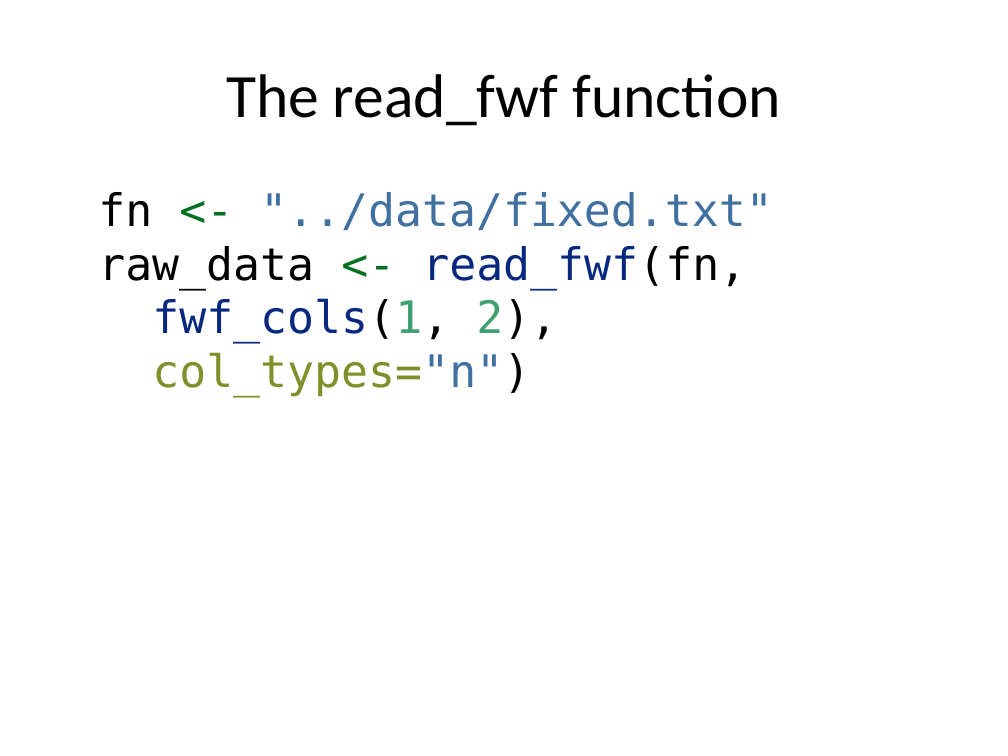
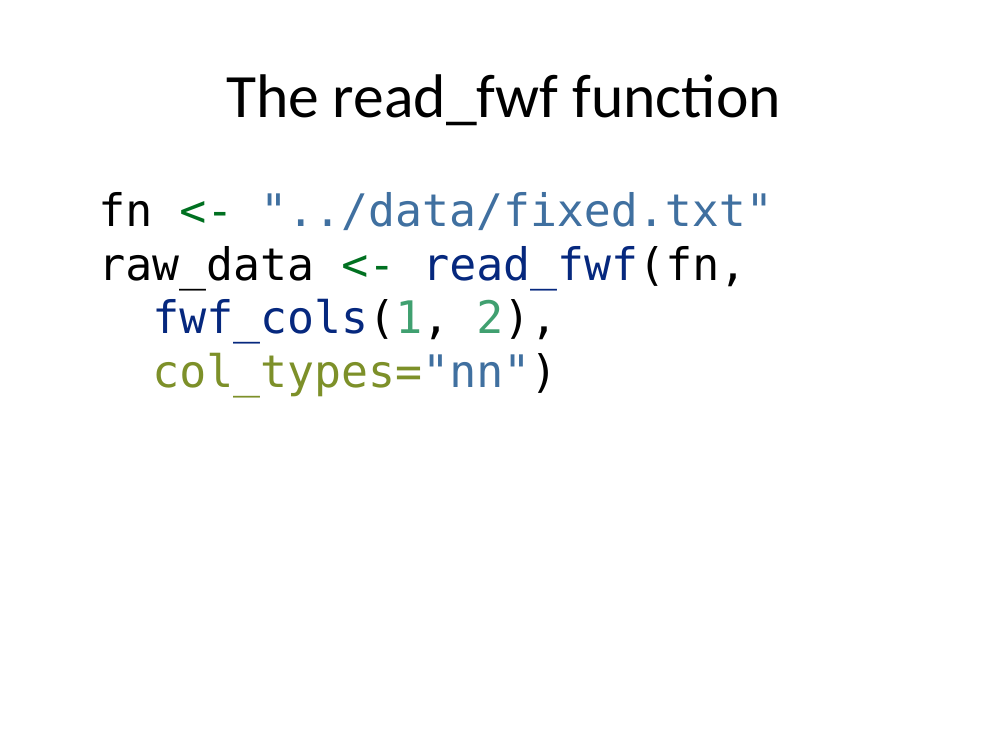
Before and after one commit to pmean/classes, a slide deck: slide 22 of introduction-to-r/src/v03-slides-and-speaker-notes.pptx. Drawn at 1008x756 pixels with LibreOffice and Linux fonts; fonts in the diff are those of the drawing. Boxes give left, top, right and bottom in pixels: in the first picture for what was removed or moved away, otherwise in the second. Text is boxed around its words. In the diff, an @@ line names an element or a change of style, - is before the commit and + after.

```diff
--- a/introduction-to-r/src/v03-slides-and-speaker-notes.pptx
+++ b/introduction-to-r/src/v03-slides-and-speaker-notes.pptx
@@ text at (98,192,772,397): text changed @@
-fn <- "../data/fixed.txt"
-raw_data <- read_fwf(fn,
-fwf_cols(1, 2),
-col_types="n")
+fn <- "../data/fixed.txt"
+raw_data <- read_fwf(fn,
+fwf_cols(1, 2),
+col_types="nn")
```
Also in this commit, not shown: 17 other slides changed, 2 slides added, 6 other files.
